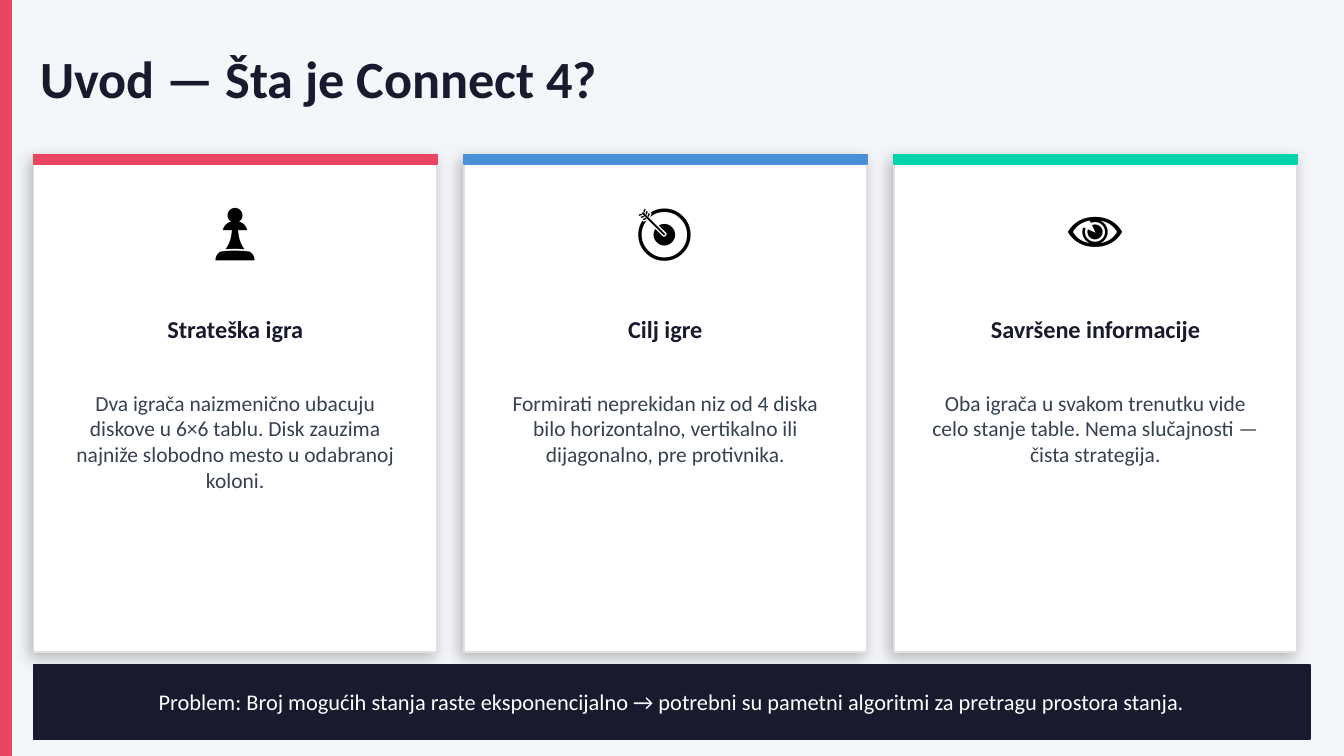
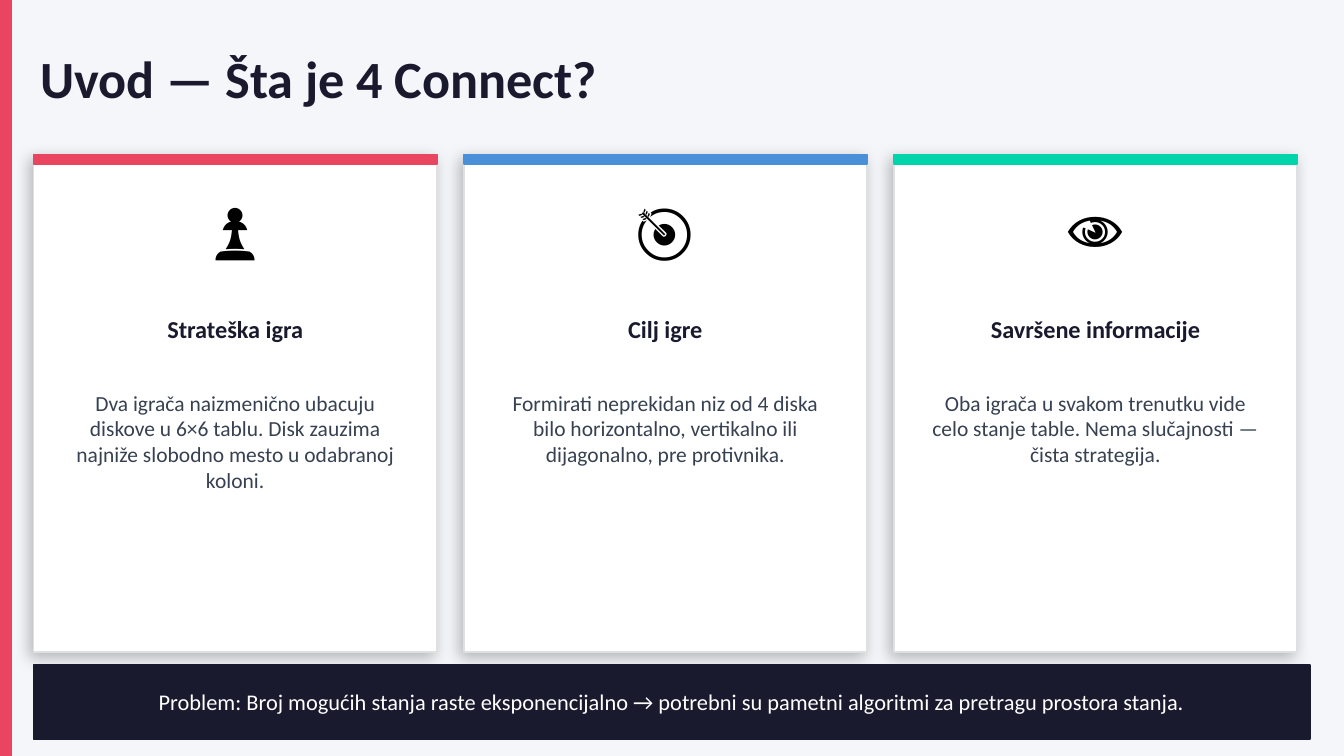
Before and after one commit to neshko31/OI-Projekat, a slide deck: slide 2 of Prezentacija.pptx. Drawn at 1344x756 pixels with LibreOffice and Linux fonts; fonts in the diff are those of the drawing. Boxes give left, top, right and bottom in pixels: in the first picture for what was removed or moved away, otherwise in the second. Text is boxed around its words. In the diff, an @@ line names an element or a change of style, - is before the commit and + after.

```diff
--- a/Prezentacija.pptx
+++ b/Prezentacija.pptx
@@ text at (x1=40, y1=55, x2=597, y2=107): text changed @@
-Uvod — Šta je Connect 4?
+Uvod — Šta je 4 Connect?
```
Also in this commit, not shown: 3 other slides changed, 1 slide added, 1 slide removed.
